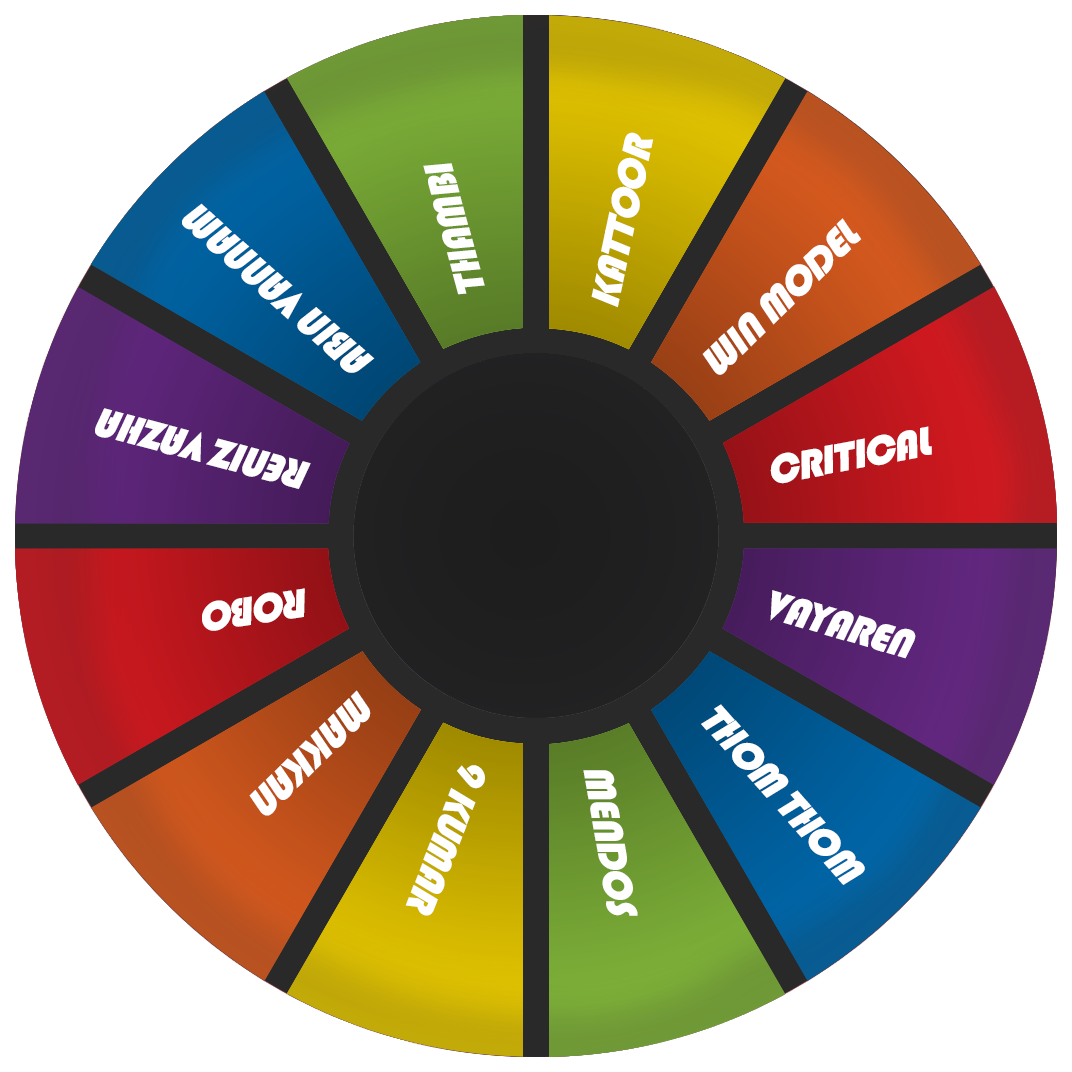
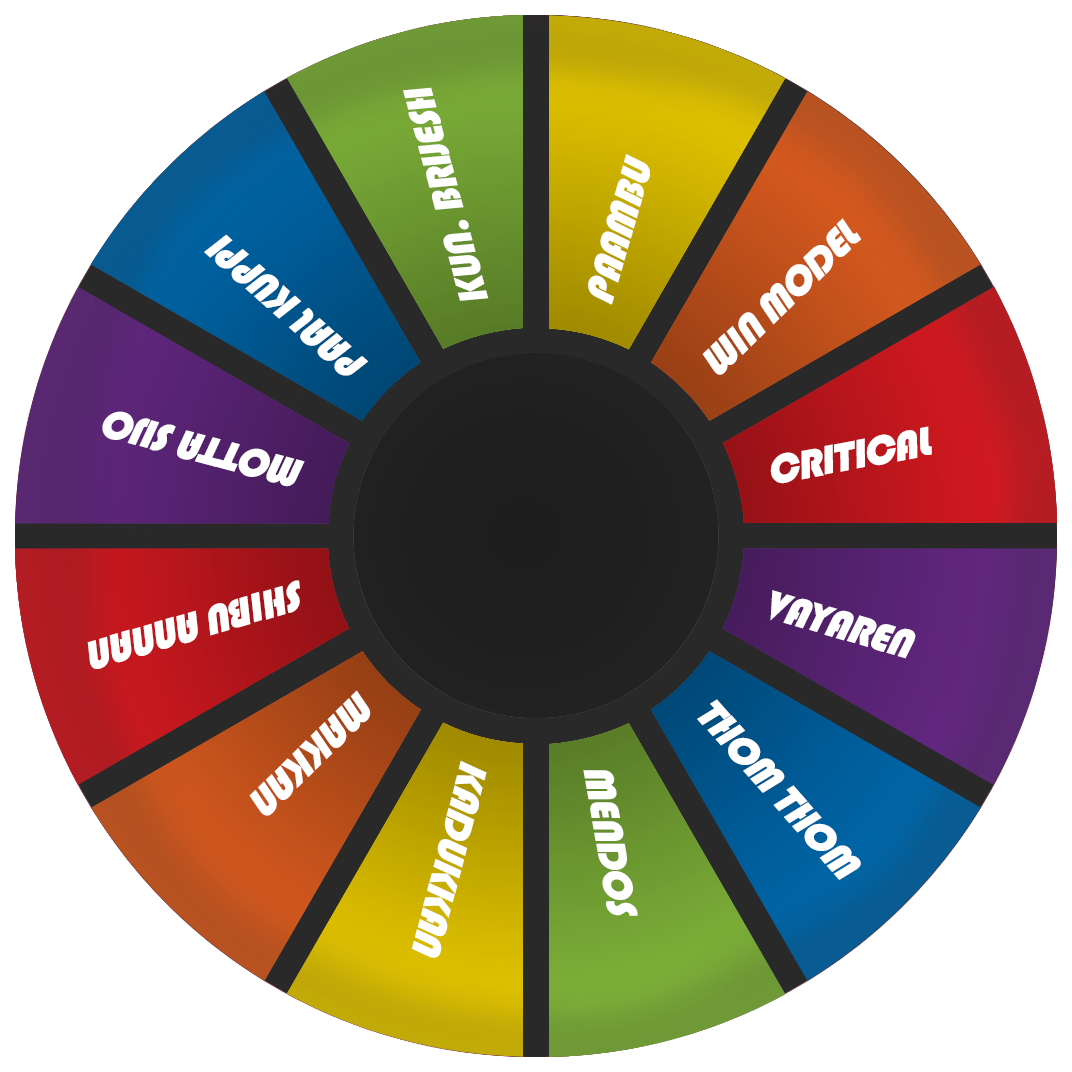
Layered file, before and after one edit (1072x1072). Changes by layer:
renamed "thambi" to "KUN. BRIJESH", painted on it over [403, 87, 489, 301]
renamed "abin vannam" to "PAAL KUPPI", painted on it over [182, 203, 375, 376]
renamed "reniz vazha" to "MOTTA SIJO", painted on it over [95, 408, 311, 489]
renamed "robo" to "SHIBU ANNAN", painted on it over [87, 580, 305, 669]
renamed "9 kumar" to "KADUKKAN", painted on it over [405, 760, 487, 958]
painted on "thom thom" over [697, 699, 865, 885]
renamed "kattoor" to "PAAMBU", painted on it over [588, 132, 654, 308]
